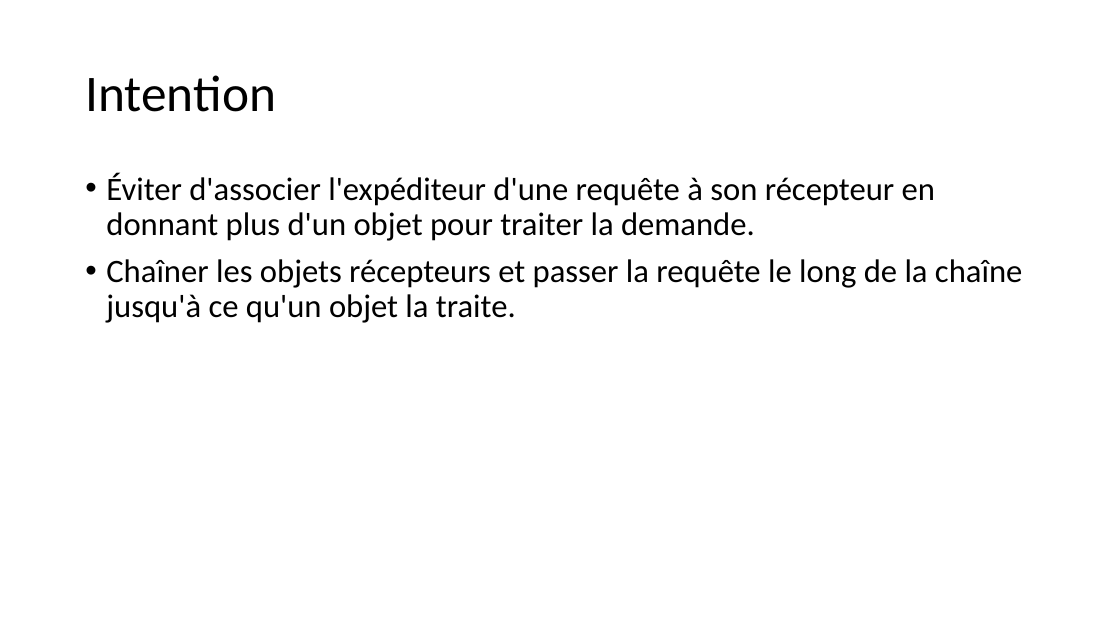
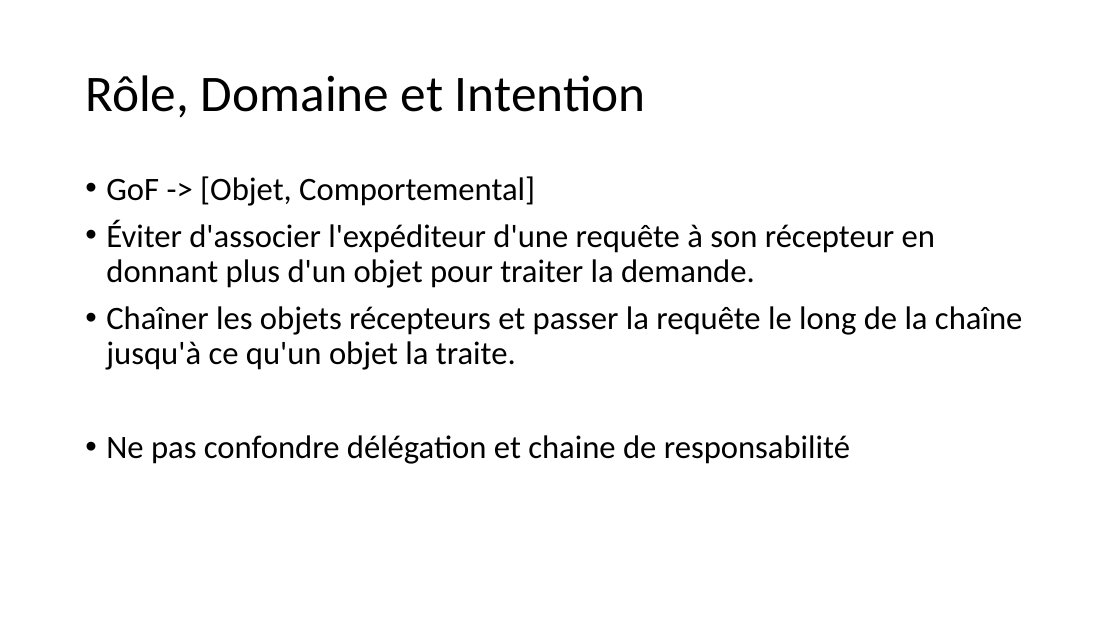
Before and after one commit to FontaineRiant/CoRe, a slide deck: slide 2 of presentation/chaine_responsabilite.pptx. Drawn at 1120x630 pixels with LibreOffice and Linux fonts; fonts in the diff are those of the drawing. Boxes give left, top, right and bottom in pixels: in the first picture for what was removed or moved away, otherwise in the second. Text is boxed around its words. In the diff, an @@ line names an element or a change of style, - is before the commit and + after.

```diff
--- a/presentation/chaine_responsabilite.pptx
+++ b/presentation/chaine_responsabilite.pptx
@@ title at (85,75,646,118): text changed @@
-Intention
+Rôle, Domaine et Intention
@@ text at (106,176,535,206): paragraph added @@
+• GoF -> [Objet, Comportemental]
@@ text at (106,435,850,464): paragraph added @@
+• Ne pas confondre délégation et chaine de responsabilité
```
Also in this commit, not shown: 1 slide added.
